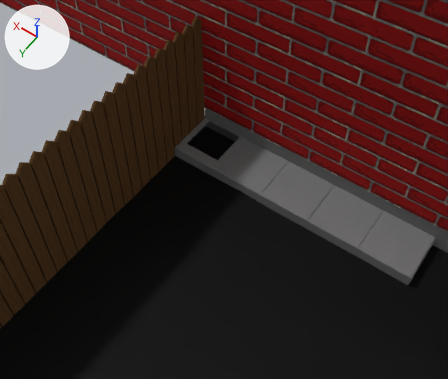
The Blender file Assets/World/Level3/Raw/Level3.blend as it was, and as the next commit left it.
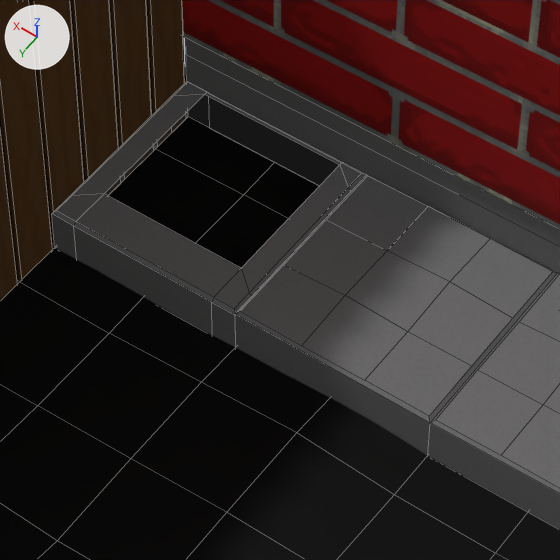
Old and new are each drawn from a 50 mm camera at (-79.8, 104.5, 144.5) aimed at (-9.6, 6.2, -10.0) and again close up on the part from 36% to 65% of the width and 26% to 60% of the height. Lighting does not change. The marker at upper left points along +X, +Y and +Z. The close-ups show mesh edges as thin lines.

In view in the first close-up: 'Cube', 'Fence', 'Level3_ConcreteBlock', 'Level3_ConcreteBlock.001', 'Level3_Part1', 'Plane'.
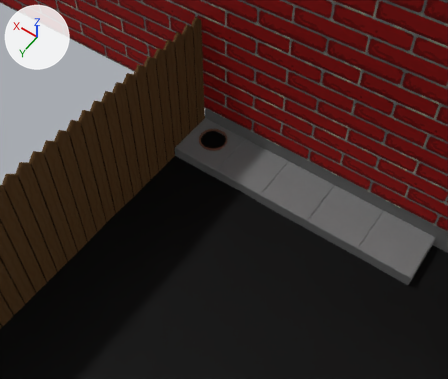
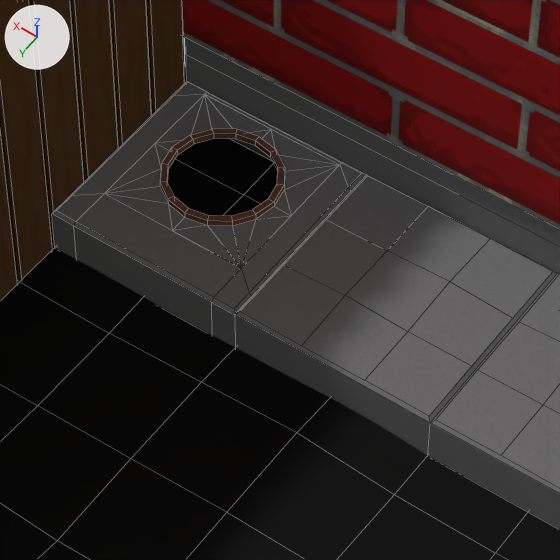
Where the change shows, as pixel boxes (x1, y1, x2, y2) in the close-ups (560 x 560 px):
part 1 of me_plane_008, added (black): after (104, 94, 340, 268)

Diff of the bpy script that builds the scene:
```diff
--- a/Assets/World/Level3/Raw/Level3.blend.py
+++ b/Assets/World/Level3/Raw/Level3.blend.py
@@ img_tx_brass_plates_200_png_001 @@
+img_tx_brass_plates_200_png_001 = load_image('tx_brass_plates_200.png.001', '../../Level2/Materials/Textures/tx_brass_plates_200.png', 64, 64, 'sRGB')
@@ mat_tx_brassplates @@
+mat_tx_brassplates = bpy.data.materials.new('tx_BrassPlates')
+# colours: white #ffffff
+# uses the picture img_tx_brass_plates_200_png_001
@@ me_plane_008 @@
 # used by ob_level3_part1; location = (0.0, 0.0, 0.0)
-me_plane_008.from_pydata(...)  # 40 vertices, 32 faces; spans x -8.0..8.0, y -8.0..8.0, z -4.0..0.0
+me_plane_008.from_pydata(...)  # 112 vertices, 104 faces; spans x -8.0..8.0, y -8.0..8.0, z -4.0..0.5
+# me_plane_008 part 1: a new loose piece of 72 vertices spanning x -6.0..6.0, y -7.5..4.5, z 0.0..0.5
 me_plane_008.materials.append(mat_concrete)
+me_plane_008.materials.append(mat_tx_brassplates)
```
